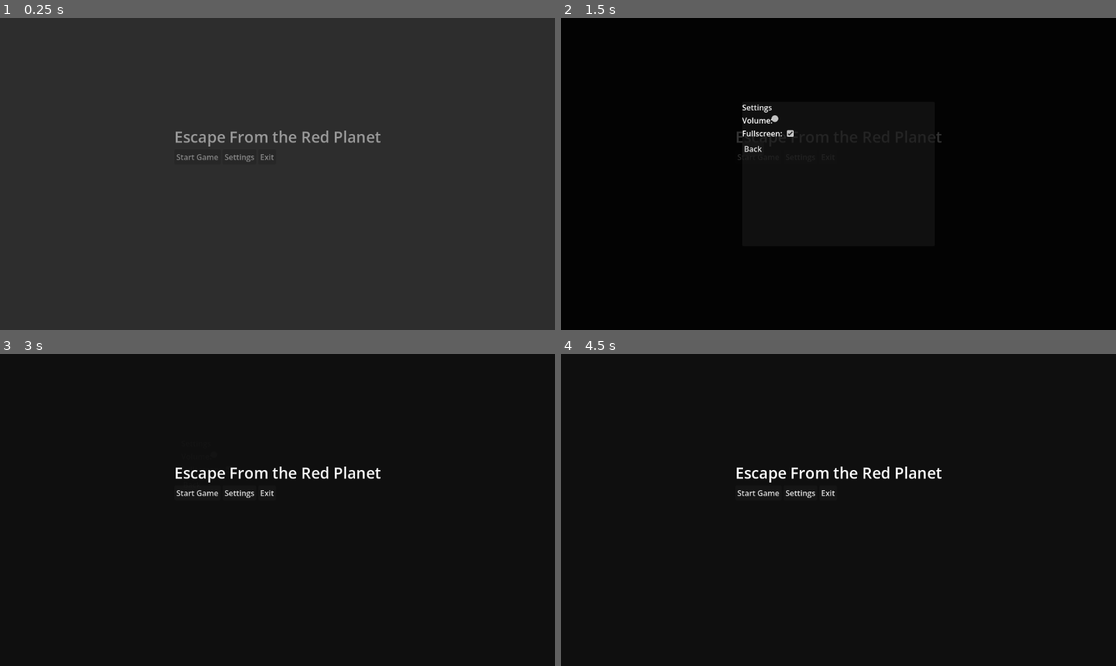
Above: before the commit, frames 1-4 (two rows, left to right).
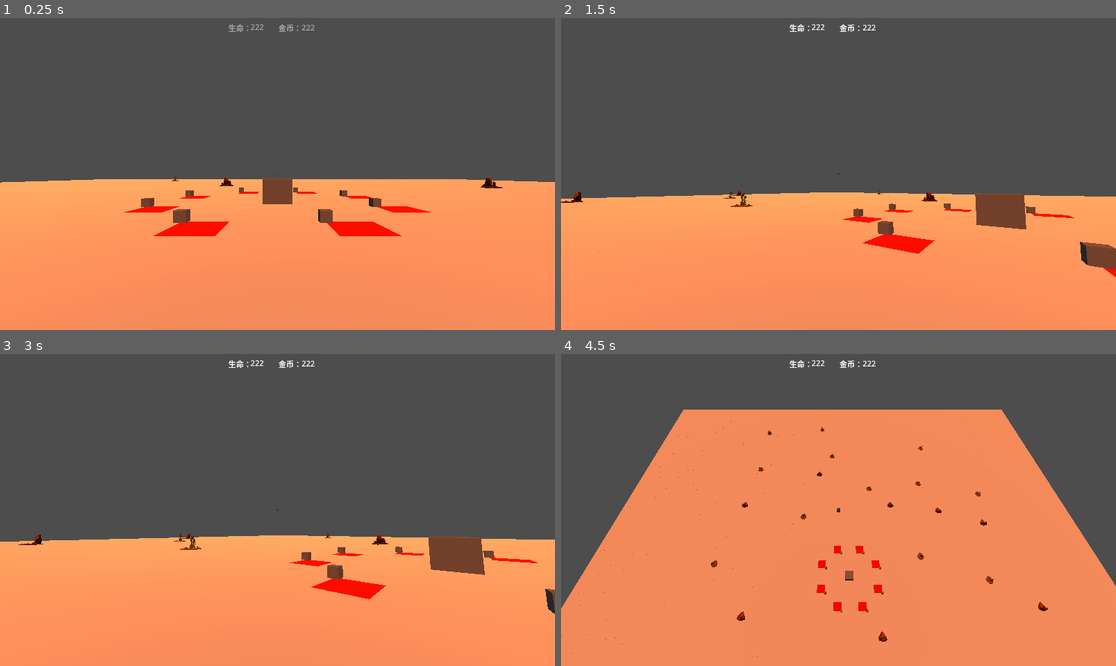
Above: after the commit, the same moments.

Repository: 17857310394/tf
Game: Godot game, scene res://scenes/levels/GameScene.tscn
The game is run twice, just before and just after one commit, with the same random seed, the same clock (stepped at 60 frames per second) and the same inputs. Before the commit the project starts from res://ui/test/UITestScene.tscn.
Inputs (mouse positions are in pixels of both pictures, inside the frame that each line leads up to):
- Up to frame 1 (0.25 s): no input
- Up to frame 2 (1.5 s): click (799, 158) at 0.5 s, where only the run before the commit has a clickable "Settings"; click (760, 158) at 1.25 s, where only the run before the commit has a clickable "Start Game"
- Up to frame 3 (3 s): click (199, 494) at 2 s, where only the run before the commit has a clickable "Start Game"; click (194, 485) at 2.75 s, where only the run before the commit has a clickable "Back"
- Up to frame 4 (4.5 s): tap Enter at 3.5 s; move the mouse to (960, 494) at 3.52 s; hold D (move_right) 3.53-4.28 s; tap E (interact) at 3.6 s; click (960, 494) at 3.67 s; tap Space (jump) at 3.77 s; move the mouse to (727, 525) at 4.27 s; hold S (move_backward) from 4.28 s (still down); tap 2 (camera_birdseye) at 4.35 s

The runs differ from the first frame. In frame 1, 100% of the frame differs, in the area x 0-100%, y 0-100%; in frame 2, 100%; in frame 3, 100%; in frame 4, 100%.

Commit message:
UI/事件管理器

Diff:
--- a/escape_from_the_red_planet/project.godot
+++ b/escape_from_the_red_planet/project.godot
@@ -12,12 +12,12 @@
 
 config/name="Escape From The Red Planet"
 config/description="A 3D tower defense game with low-poly art style set on a red planet."
-run/main_scene="uid://0m3xy3fi7rmx"
+run/main_scene="uid://rjgoj8808j8r"
 config/features=PackedStringArray("4.6")
 
 [autoload]
 
-UiManager="*uid://3y051sdhh3w5"
+uiManager="*uid://3y051sdhh3w5"
 eventSystem="*uid://dyf1q5od8em42"
 
 [display]
--- /dev/null
+++ b/escape_from_the_red_planet/scenes/towers/TowerBase.tscn
@@ -0,0 +1,28 @@
+[gd_scene format=3 uid="uid://pr2ldc5s1hmy"]
+
+[ext_resource type="Script" uid="uid://ml61wmja8vi3" path="res://scripts/towers/TowerBase.gd" id="1_mq1r5"]
+
+[sub_resource type="BoxMesh" id="BoxMesh_d6ujd"]
+size = Vector3(0.5, 1, 0.5)
+
+[sub_resource type="BoxShape3D" id="BoxShape3D_mq1r5"]
+size = Vector3(2, 1, 2)
+
+[sub_resource type="SphereShape3D" id="SphereShape3D_d6ujd"]
+radius = 3.0
+
+[node name="TowerBase" type="Node3D" unique_id=1020825757]
+script = ExtResource("1_mq1r5")
+
+[node name="MeshInstance3D" type="MeshInstance3D" parent="." unique_id=1077435979]
+mesh = SubResource("BoxMesh_d6ujd")
+
+[node name="StaticBody3D" type="StaticBody3D" parent="." unique_id=478036328]
+
+[node name="CollisionShape3D" type="CollisionShape3D" parent="StaticBody3D" unique_id=7150680]
+shape = SubResource("BoxShape3D_mq1r5")
+
+[node name="Area3D" type="Area3D" parent="." unique_id=909704228]
+
+[node name="CollisionShape3D" type="CollisionShape3D" parent="Area3D" unique_id=1086080971]
+shape = SubResource("SphereShape3D_d6ujd")
--- a/escape_from_the_red_planet/scripts/GameScene.gd
+++ b/escape_from_the_red_planet/scripts/GameScene.gd
@@ -3,8 +3,7 @@
 
 # Called when the node enters the scene tree for the first time.
 func _ready() -> void:
-	UiManager.instance.show_panel("PlayerMain")
-	pass # Replace with function body.
+	UIManager.instance.show_panel("PlayerMain")
 
 
 # Called every frame. 'delta' is the elapsed time since the previous frame.
--- a/escape_from_the_red_planet/scripts/GridMap.gd
+++ b/escape_from_the_red_planet/scripts/GridMap.gd
@@ -48,7 +48,7 @@
 # 为 TOWER_BASE 网格元素添加 TowerBase 脚本
 func _add_tower_base_for_mesh() -> void:
 	# 加载 TowerBase 脚本
-	var tower_base_script = preload("res://scripts/towers/TowerBase.gd")
+	var tower_base = preload("res://scenes/towers/TowerBase.tscn")
 
 	# 遍历所有单元格，为 TOWER_BASE 元素添加 TowerBase 脚本
 	for pos in tower_base_cells:
@@ -56,22 +56,14 @@
 		var cell_position = Vector3(pos.x, pos.y, pos.z)
 
 		# 创建触发盒 Area3D 节点
-		var trigger_area = Area3D.new()
-		trigger_area.name = "Area3D_" + str(pos.x) + "_" + str(pos.y) + "_" + str(pos.z)
+		var tower_instance = tower_base.instantiate()
+		tower_instance.name = "tower_" + str(pos.x) + "_" + str(pos.y) + "_" + str(pos.z)
 
 		# 设置位置（在元素上方）
-		trigger_area.position = Vector3(pos.x, pos.y, pos.z) * cell_size + Vector3(0, 2, 0)
-		trigger_area.set_script(tower_base_script)
-
-		# 创建碰撞形状
-		var collision_shape = CollisionShape3D.new()
-		var box_shape = BoxShape3D.new()
-		box_shape.size = Vector3(3, 3, 3)
-		collision_shape.shape = box_shape
-		trigger_area.add_child(collision_shape)
+		tower_instance.position = Vector3(pos.x, pos.y, pos.z) * cell_size + Vector3(0, 2, 0)
 
 		# 添加到场景
-		add_child(trigger_area)
+		add_child(tower_instance)
 
 
 
--- /dev/null
+++ b/escape_from_the_red_planet/scripts/managers/eventSystem/NoteType.gd
@@ -0,0 +1,4 @@
+class_name NoteType extends Node
+static var note_type = "NoteType"
+static var player_main_interactive = "player_main_interactive"
+static var player_main_cross = "player_main_cross"
--- a/escape_from_the_red_planet/scripts/player/PlayerController.gd
+++ b/escape_from_the_red_planet/scripts/player/PlayerController.gd
@@ -12,6 +12,9 @@
 
 # 节点引用
 @onready var camera: Camera3D = $Camera3D
+
+# 视线检测到的物体
+var focused_object: Node3D = null
 
 func _ready() -> void:
 	# 锁定鼠标到窗口中心
@@ -66,6 +69,68 @@
 	# 应用移动
 	move_and_slide()
 
+# 处理视线检测
+func _process(_delta: float) -> void:
+	# 查找相机管理器
+	var camera_manager = get_parent().get_node_or_null("CameraManager")
+	if not camera_manager:
+		return
+
+	# 检查是否为第一人称视角
+	if camera_manager.current_mode != camera_manager.CameraMode.FIRST_PERSON:
+		# 如果不是第一人称视角，清空聚焦物体
+		if focused_object:
+			focused_object = null
+		return
+
+	# 执行视线检测
+	var new_focused_object = _detect_looked_at_object()
+
+	# 如果聚焦物体发生变化，更新状态并发出事件
+	if new_focused_object != focused_object:
+		# 发出失去聚焦的事件
+		if focused_object:
+			UIManager.instance.emit_event("player_stop_looking", focused_object)
+			print("玩家不再注视: " + focused_object.name)
+
+		# 更新聚焦物体
+		focused_object = new_focused_object
+
+		# 发出获得聚焦的事件
+		if focused_object:
+			UIManager.instance.emit_event("player_start_looking", focused_object)
+			print("玩家开始注视: " + focused_object.name)
+
+# 检测视线方向上的物体
+func _detect_looked_at_object() -> Node3D:
+	# 获取相机位置和前向向量
+	var camera_pos = camera.global_position
+	# 在 Godot 中，相机的前向向量通常是 -z 方向
+	var camera_forward = -camera.global_transform.basis.z
+
+	# 设置射线长度
+	var ray_length = 1000.0  # 增加射线长度
+	var ray_end = camera_pos + camera_forward * ray_length
+
+	# 创建射线查询参数
+	var ray_query = PhysicsRayQueryParameters3D.new()
+	ray_query.from = camera_pos
+	ray_query.to = ray_end
+	ray_query.exclude = [self]  # 排除自身
+	ray_query.collision_mask = 0xFFFFFFFF  # 检测所有碰撞层
+
+	# 发射射线
+	var space_state = get_world_3d().direct_space_state
+	var collision = space_state.intersect_ray(ray_query)
+
+	# 如果有碰撞，返回碰撞对象
+	if collision:
+		print("碰撞对象: " + str(collision.collider.name))
+		return collision.collider
+
+	# 否则返回null
+	return null
+
 func _input(event: InputEvent) -> void:
 	if event is InputEventMouseMotion:
 		# 处理鼠标移动
--- a/escape_from_the_red_planet/scripts/towers/TowerBase.gd
+++ b/escape_from_the_red_planet/scripts/towers/TowerBase.gd
@@ -9,14 +9,14 @@
 # 玩家是否在触发区域内
 var player_in_area: bool = false
 
-# UI提示元素
-var build_ui: Label3D
-
 # 建筑预制体
 var ground_attack_tower_prefab: PackedScene
 
 # 建造状态
 var has_built: bool = false
+
+# 玩家注视状态
+var player_looking: bool = false
 
 # Called when the node enters the scene tree for the first time.
 func _ready() -> void:
@@ -26,40 +26,30 @@
 	# 加载建筑预制体
 	ground_attack_tower_prefab = preload("res://scenes/towers/GroundAttackTower.tscn")
 
-	# 创建UI提示元素
-	build_ui = Label3D.new()
-	build_ui.text = "按E进行建造"
-	build_ui.font_size = 24
-	build_ui.modulate = Color(1, 1, 1, 1)
-	build_ui.billboard = BaseMaterial3D.BILLBOARD_ENABLED
-	# 设置UI位置在TowerBase上方
-	build_ui.position = Vector3(0, 2, 0)
-	add_child(build_ui)
-	build_ui.hide()
-
 # 当物体进入触发盒时调用
 func _on_body_entered(body: Node3D) -> void:
 	# 检查进入的物体是否为游戏角色
 	if body.name == Constants.PLAYER_NAME:
 		# 处理角色进入触发盒的逻辑
-		print("游戏角色进入了触发盒区域")
 		player_in_area = true
-		build_ui.show()
+		UIManager.instance.emit_event(NoteType.player_main_interactive,true)
 
 # 当物体离开触发盒时调用
 func _on_body_exited(body: Node3D) -> void:
 	# 检查离开的物体是否为游戏角色
 	if body.name == Constants.PLAYER_NAME:
 		# 处理角色离开触发盒的逻辑
-		print("游戏角色离开了触发盒区域")
 		player_in_area = false
-		build_ui.hide()
+		UIManager.instance.emit_event(NoteType.player_main_interactive,false)
 
 # Called every frame. 'delta' is the elapsed time since the previous frame.
 func _process(_delta: float) -> void:
 	# 处理玩家输入
-	if player_in_area and Input.is_action_just_pressed("ui_interact") and not has_built:
+	if player_in_area and Input.is_action_just_pressed("interact") and not has_built:
 		build_tower()
+
+	# 检测玩家注视
+	_check_player_looking()
 
 # 建造炮塔
 func build_tower() -> void:
@@ -80,3 +70,21 @@
 	hide()
 
 	print("炮塔建造完成")
+
+# 检测玩家是否注视该单位
+func _check_player_looking() -> void:
+	# 查找玩家控制器
+	var player_controller = get_tree().root.get_node_or_null("GameScene/PlayerController")
+	if not player_controller:
+		return
+
+	# 检查玩家控制器当前聚焦的物体是否是自己
+	var is_looking = player_controller.focused_object == self
+
+	# 如果状态发生变化，更新状态
+	if is_looking != player_looking:
+		player_looking = is_looking
+		if player_looking:
+			print("玩家开始注视该单位")
+		else:
+			print("玩家不再注视该单位")
--- a/escape_from_the_red_planet/ui/panels/MainMenu.tscn
+++ b/escape_from_the_red_planet/ui/panels/MainMenu.tscn
@@ -1,6 +1,6 @@
 [gd_scene format=3 uid="uid://caa3ayi0hrcs8"]
 
-[ext_resource type="Script" uid="uid://ct151e2040sr4" path="res://ui/panels/MainMenu.gd" id="1_48clp"]
+[ext_resource type="Script" uid="uid://ct151e2040sr4" path="res://ui/scripts/MainMenu.gd" id="1_48clp"]
 
 [sub_resource type="LabelSettings" id="LabelSettings_48clp"]
 font_size = 32
--- a/escape_from_the_red_planet/ui/panels/Settings.tscn
+++ b/escape_from_the_red_planet/ui/panels/Settings.tscn
@@ -1,6 +1,6 @@
 [gd_scene format=3 uid="uid://0m3xy3fi7rm0"]
 
-[ext_resource type="Script" uid="uid://c4cpds6wmglto" path="res://ui/panels/Settings.gd" id="1_eqm35"]
+[ext_resource type="Script" uid="uid://c4cpds6wmglto" path="res://ui/scripts/Settings.gd" id="1_eqm35"]
 
 [node name="Settings" type="Control" unique_id=1753796892]
 layout_mode = 3
--- a/escape_from_the_red_planet/ui/panels/playerMain.tscn
+++ b/escape_from_the_red_planet/ui/panels/playerMain.tscn
@@ -1,7 +1,11 @@
 [gd_scene format=3 uid="uid://0m3xy3fi7rmy"]
 
 [ext_resource type="Texture2D" uid="uid://cv35fup0i5y80" path="res://assets/ui/cross.png" id="1_6bmsd"]
+[ext_resource type="Script" uid="uid://c1ukilpfuicni" path="res://ui/scripts/PlayerMain.gd" id="1_542dw"]
 [ext_resource type="Texture2D" uid="uid://cnps5ebwose12" path="res://assets/ui/cross2.png" id="2_g03fr"]
+
+[sub_resource type="LabelSettings" id="LabelSettings_n02yd"]
+font_size = 24
 
 [node name="PlayerMain" type="Control" unique_id=1849237207]
 layout_mode = 3
@@ -10,6 +14,7 @@
 anchor_bottom = 1.0
 grow_horizontal = 2
 grow_vertical = 2
+script = ExtResource("1_542dw")
 
 [node name="CenterContainer" type="CenterContainer" parent="." unique_id=1034634963]
 layout_mode = 1
@@ -101,3 +106,20 @@
 offset_bottom = 11.5
 grow_vertical = 2
 text = "222"
+
+[node name="interactive" type="Label" parent="." unique_id=1560921091]
+visible = false
+layout_mode = 1
+anchors_preset = -1
+anchor_left = 0.43300003
+anchor_top = 0.762
+anchor_right = 0.56600004
+anchor_bottom = 0.81500006
+offset_left = 25.18396
+offset_top = 11.223999
+offset_right = -25.032043
+offset_bottom = -0.12005615
+grow_horizontal = 2
+grow_vertical = 0
+text = "按\"E\"进行交互"
+label_settings = SubResource("LabelSettings_n02yd")
--- /dev/null
+++ b/escape_from_the_red_planet/ui/scripts/PlayerMain.gd
@@ -0,0 +1,19 @@
+extends "../scripts/UIPanel.gd"
+
+
+# Called when the node enters the scene tree for the first time.
+func _ready() -> void:
+	UIManager.instance.register_event(NoteType.player_main_interactive,_oninteractive)
+	UIManager.instance.register_event(NoteType.player_main_cross,_oncross)
+
+
+func _oninteractive(event_name: String, interactive:bool) -> void:
+	$interactive.visible = interactive
+
+func _oncross(event_name: String, cross_index:int) -> void:
+	$CenterContainer/Panel/Cross.visible = cross_index == 0
+	$CenterContainer/Panel/Cross2.visible = cross_index == 1
+
+# Called every frame. 'delta' is the elapsed time since the previous frame.
+func _process(delta: float) -> void:
+	pass
--- a/escape_from_the_red_planet/ui/scripts/UIManager.gd
+++ b/escape_from_the_red_planet/ui/scripts/UIManager.gd
@@ -118,8 +118,9 @@
 # 参数:
 #   event_name: 事件名称
 #   data: 事件数据（可选）
-func emit_event(event_name: String, data: Dictionary = {}) -> void:
-	EventSystem.instance.emit(event_name, data)
+func emit_event(event_name: String, ...args) -> void:
+	var params = [event_name] + args
+	EventSystem.instance.emit.callv(params)
 
 # 注销事件
 # 参数:
Not shown, added: escape_from_the_red_planet/scripts/managers/eventSystem/NoteType.gd.uid
Renamed: escape_from_the_red_planet/ui/panels/MainMenu.gd -> escape_from_the_red_planet/ui/scripts/MainMenu.gd
Renamed: escape_from_the_red_planet/ui/panels/MainMenu.gd.uid -> escape_from_the_red_planet/ui/scripts/MainMenu.gd.uid
Not shown, added: escape_from_the_red_planet/ui/scripts/PlayerMain.gd.uid
Renamed: escape_from_the_red_planet/ui/panels/Settings.gd -> escape_from_the_red_planet/ui/scripts/Settings.gd
Renamed: escape_from_the_red_planet/ui/panels/Settings.gd.uid -> escape_from_the_red_planet/ui/scripts/Settings.gd.uid
